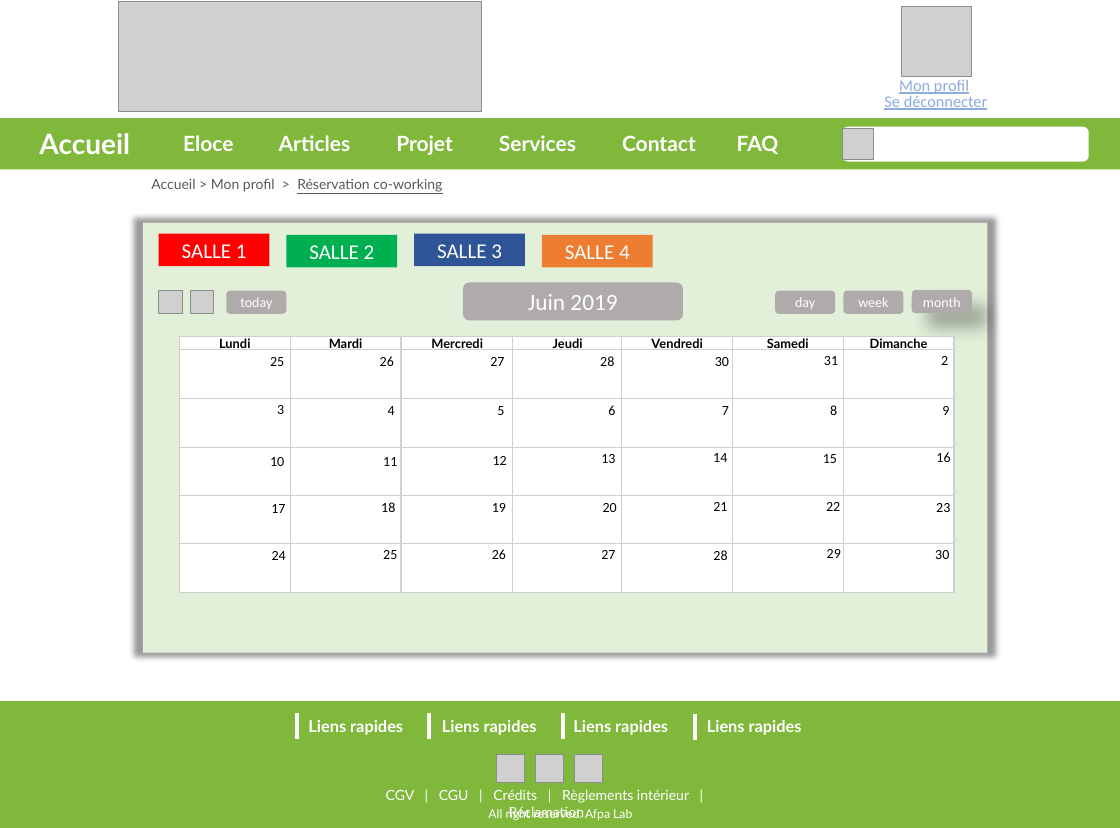
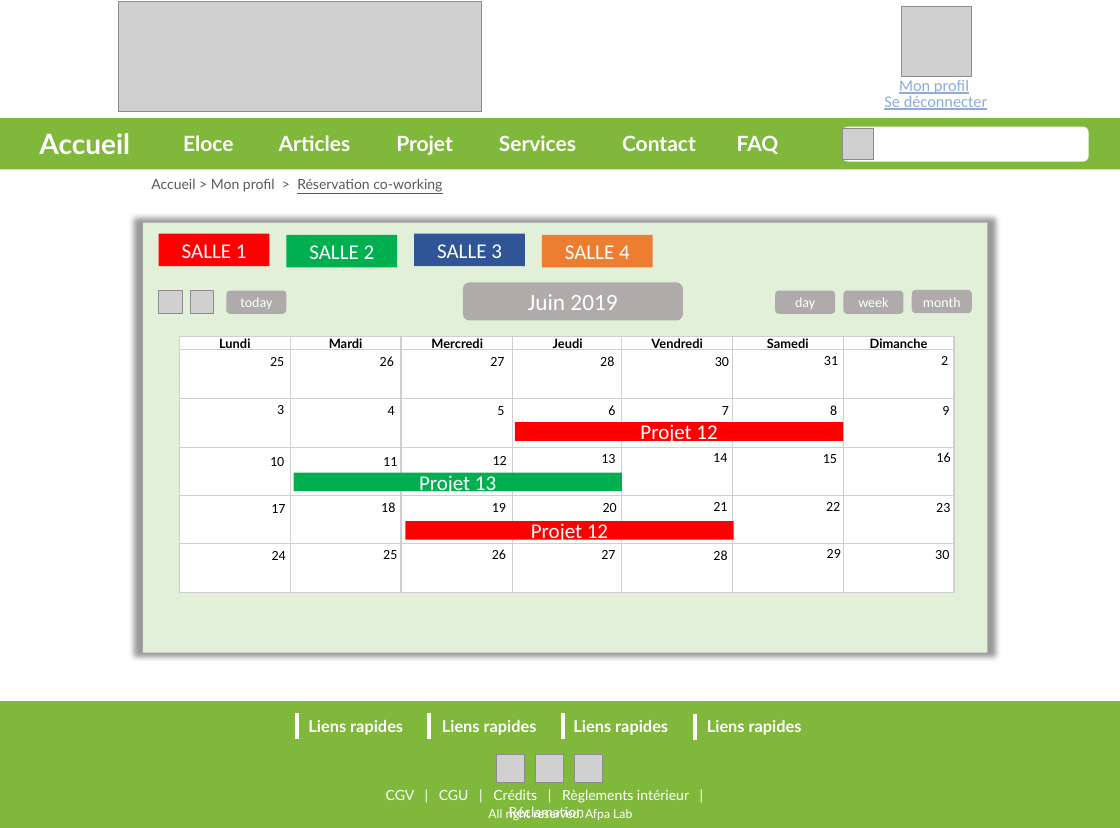
Before and after one commit to SAMTHP/TP_AFPAA, a slide deck: slide 11 of PROJET ELOCE/Mockup.pptx (slide 6 before the commit). Drawn at 1120x828 pixels with LibreOffice and Linux fonts; fonts in the diff are those of the drawing; grey boxes stand for pictures; background and template pictures are left out. Boxes give left, top, right and bottom in pixels: in the first picture for what was removed or moved away, otherwise in the second. Text is boxed around its words. In the diff, an @@ line names an element or a change of style, - is before the commit and + after.

```diff
--- a/PROJET ELOCE/Mockup.pptx
+++ b/PROJET ELOCE/Mockup.pptx
@@ rounded rectangle "month" at [912,290,971,313]: shadow off @@
@@ rectangle added at [515,423,844,441], fill #FF0000, 18 pt, text #FFFFFF @@
+Projet 12
@@ rectangle added at [293,473,622,492], fill #00B050, 18 pt, text #FFFFFF @@
+Projet 13
@@ rectangle added at [406,522,734,540], fill #FF0000, 18 pt, text #FFFFFF @@
+Projet 12
```
Also in this commit, not shown: 3 other slides changed, 16 slides added, 1 other file.
